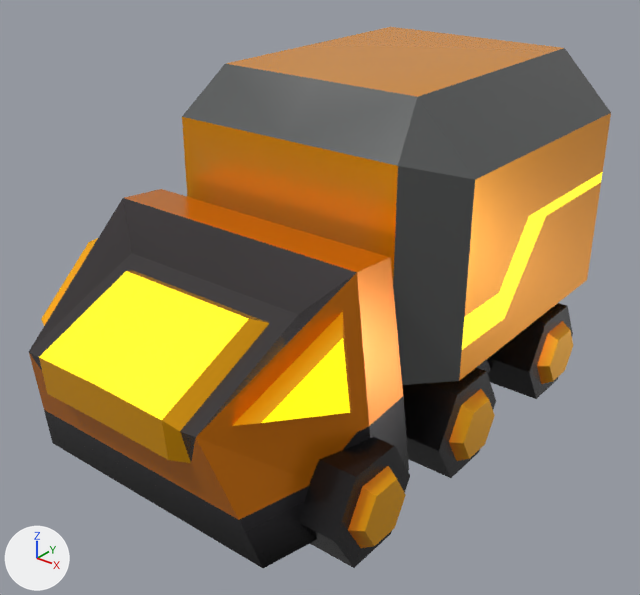
Before and after pictures for a commit that changed the glTF model startup/pkg/vaststars.resources/glb/lorry-1.glb.
Before and after are seen from a camera (50 mm lens) standing at (5.75, -7.09, 5.96) and looking at (0.03, 0.05, 1.54). The lights are fixed; the arrows at lower left show +X, +Y and +Z.
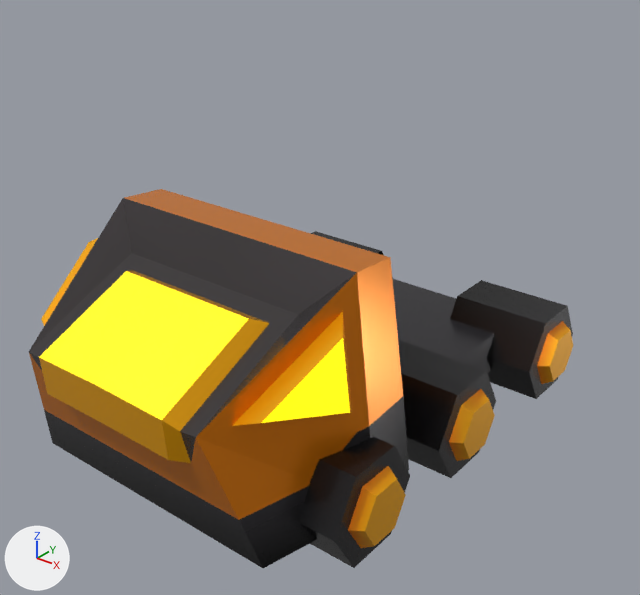
The newer file is also turned or shifted as a whole; pictures and numbers use the older file's frame.

What differs and where, as boxes (x1, y1, x2, y2) in the pictures (640 x 595 px):
```json
{"object": "Cylinder.003", "change": "deleted", "before": [182, 27, 611, 385], "faces in mat_material_003": [182, 27, 611, 385], "faces in mat_material_007": [462, 172, 603, 350]}
```

Edits to the scene script, one JSON object a line:
```json
{"op": "remove", "block": "ob_cylinder_003", "code": ["ob_cylinder_003 = bpy.data.objects.new('Cylinder.003', me_cylinder_004)", "ob_cylinder_003.location = (0.0, 0.0, 0.0)"]}
```
